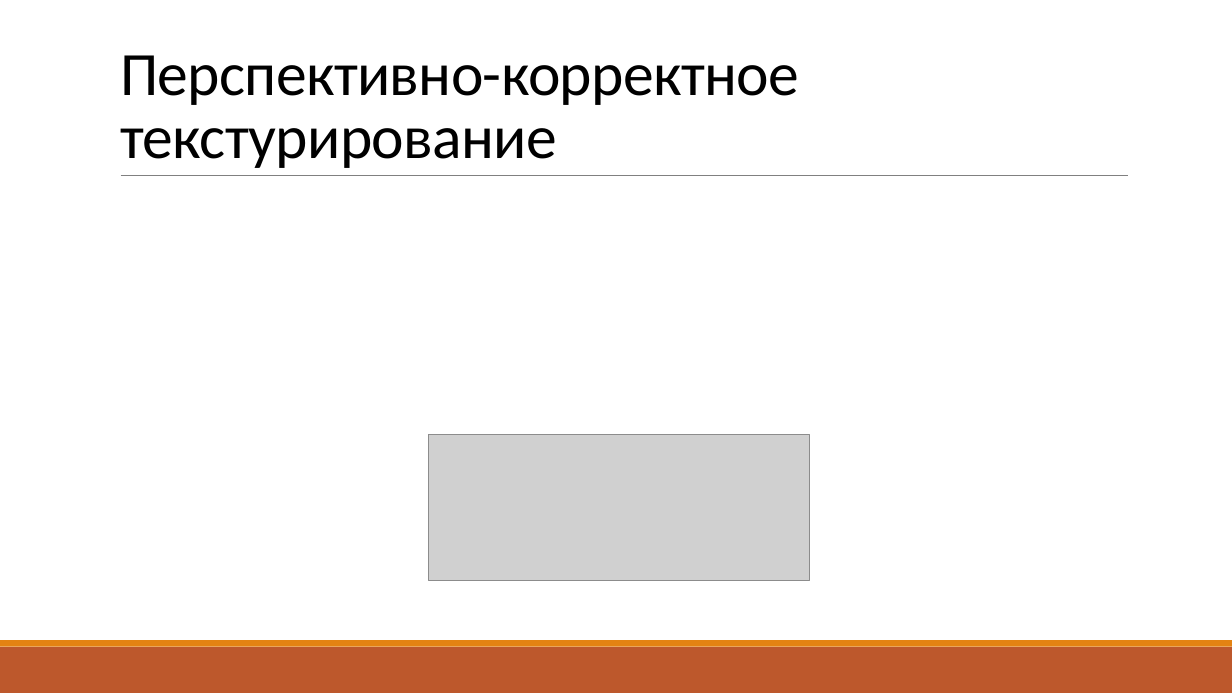
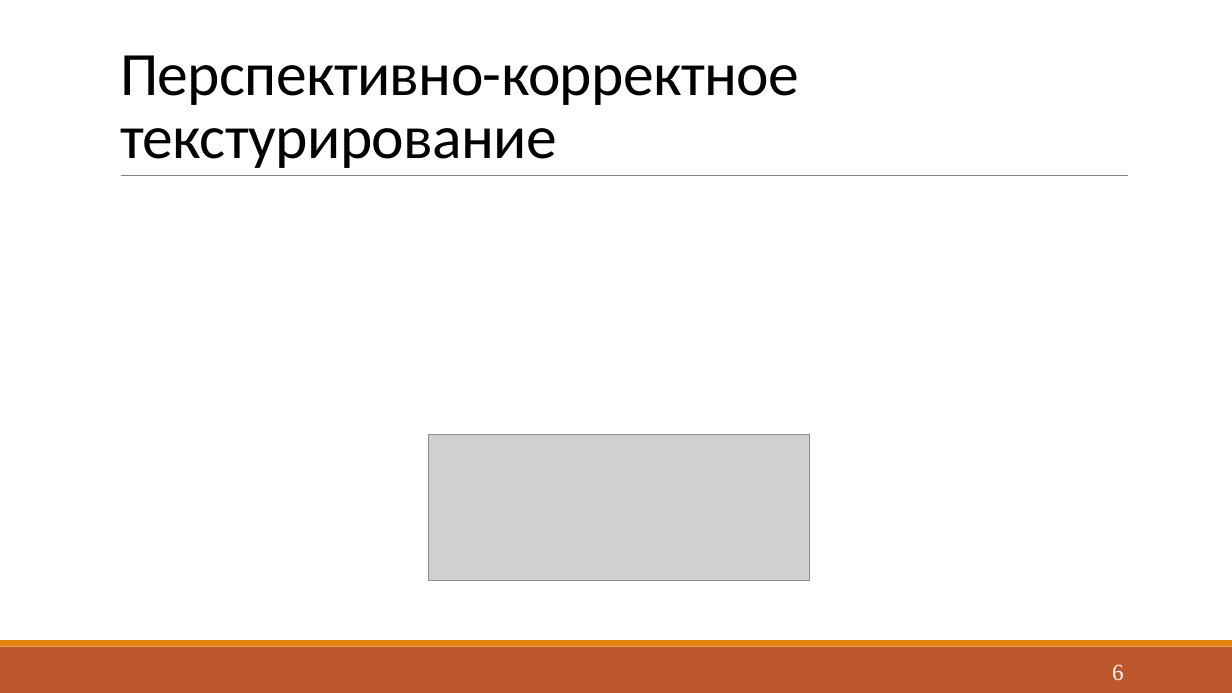
Before and after one commit to Yokud/CGCourseWork, a slide deck: slide 6 of docs/rpz/Presentation.pptx. Drawn at 1232x693 pixels with LibreOffice and Linux fonts; fonts in the diff are those of the drawing; grey boxes stand for pictures. Boxes give left, top, right and bottom in pixels: in the first picture for what was removed or moved away, otherwise in the second. Text is boxed around its words. In the diff, an @@ line names an element or a change of style, - is before the commit and + after.

```diff
--- a/docs/rpz/Presentation.pptx
+++ b/docs/rpz/Presentation.pptx
@@ page number added at (x1=1112, y1=664, x2=1124, y2=680), 18 pt, text #FFFFFF @@
+6
```
Also in this commit, not shown: 8 other slides changed, 6 slides added, 6 slides removed, 4 other files.
